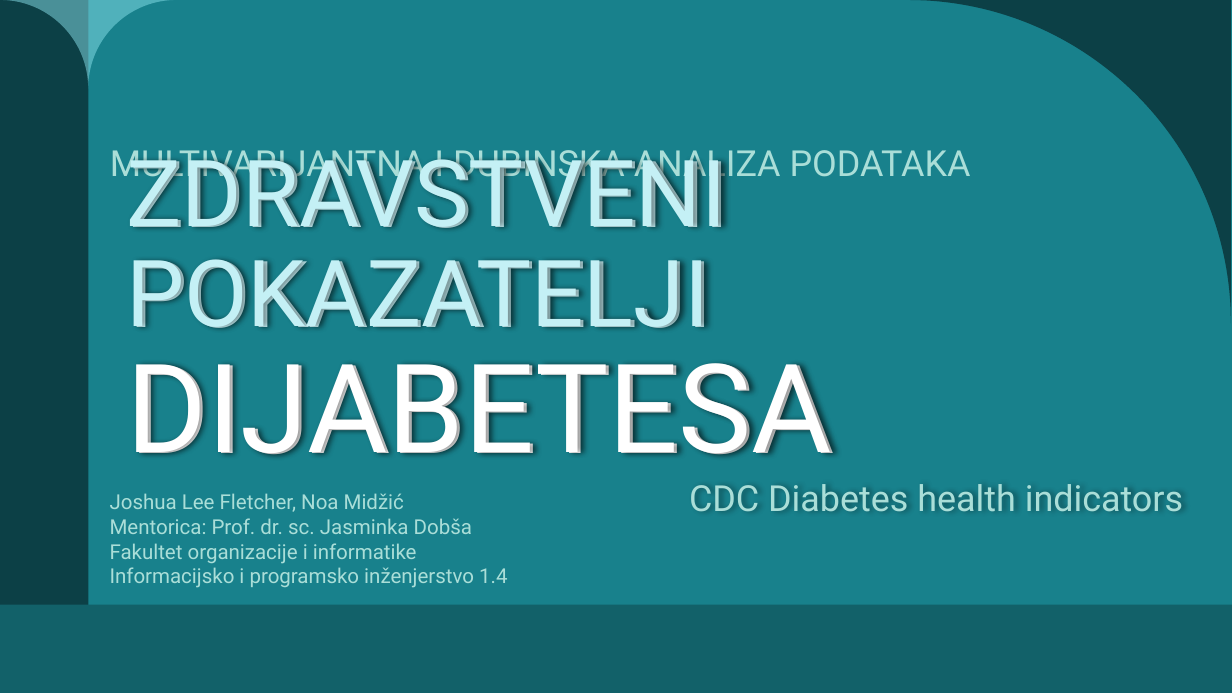
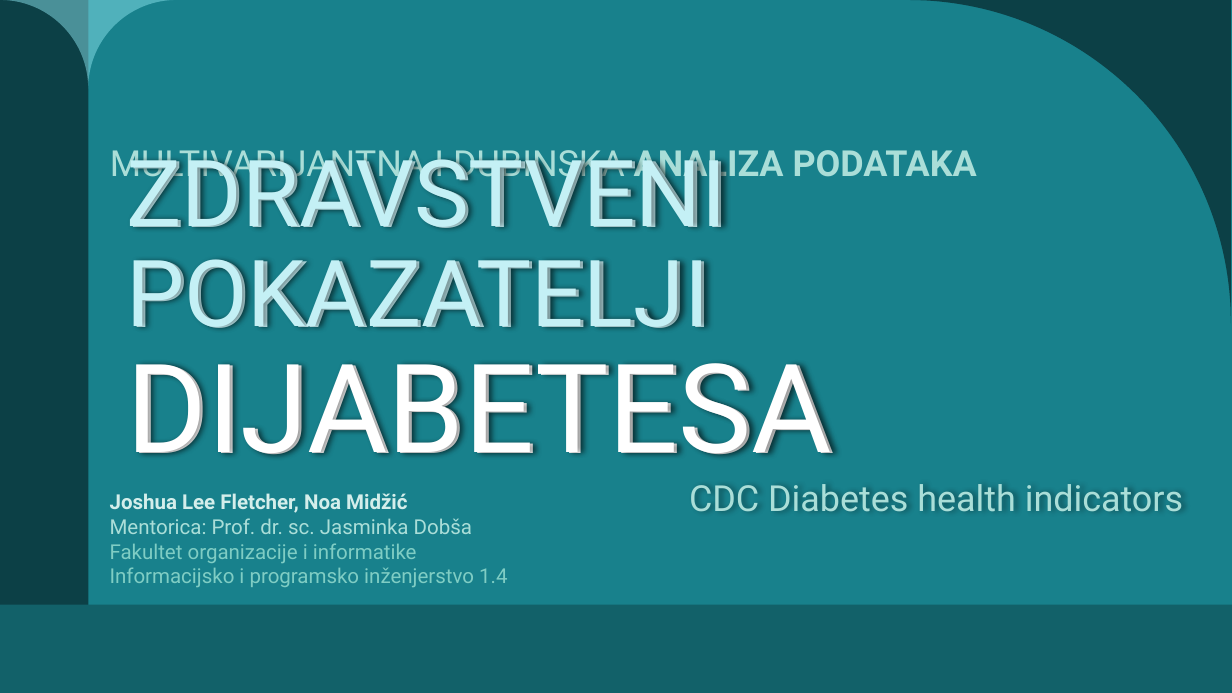
Before and after one commit to jfletcher20/diabetes-health-indicators-analysis, a slide deck: slide 1 of documentation/documentation.pptx. Drawn at 1232x693 pixels with LibreOffice and Linux fonts; fonts in the diff are those of the drawing. Boxes give left, top, right and bottom in pixels: in the first picture for what was removed or moved away, otherwise in the second. Text is boxed around its words. In the diff, an @@ line names an element or a change of style, - is before the commit and + after.

```diff
--- a/documentation/documentation.pptx
+++ b/documentation/documentation.pptx
@@ title "MULTIVARIJANTNA I DUBINSKA ANALIZA PODATAKA" at [110, 150, 977, 185]: bold on in "ANALIZA PODATAKA" @@
@@ text at [110, 493, 507, 587]: text colour #AADED8 to #D4EEEB, bold on in "Joshua Lee Fletcher, Noa Midžić"; text colour #AADED8 to #7FCDC4 in "Fakultet organizacije i informatike", "Informacijsko i programsko inženjerstvo 1.4" @@
```
Also in this commit, not shown: 3 other slides changed, 14 slides added, 18 slides removed.
